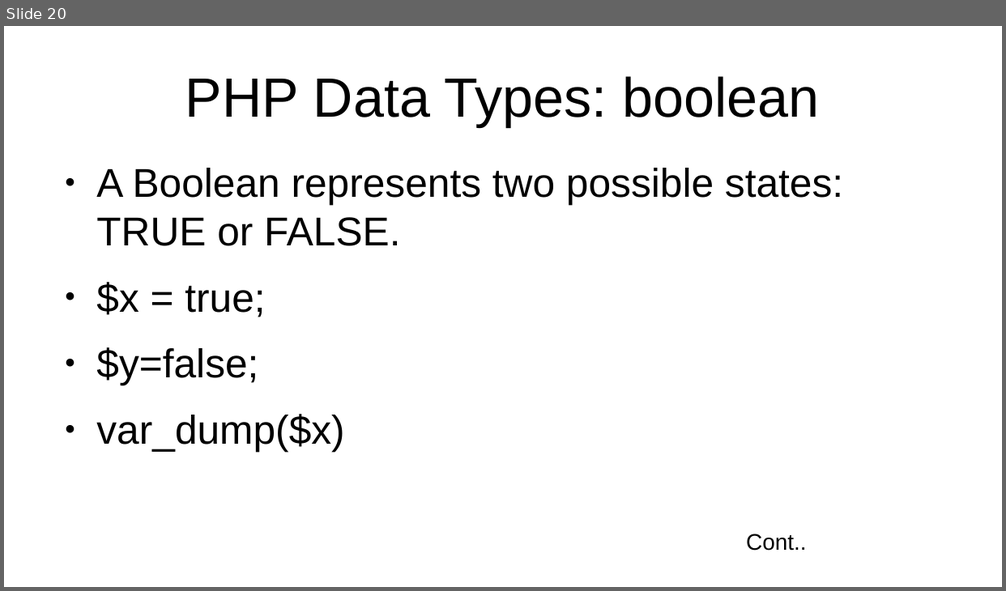
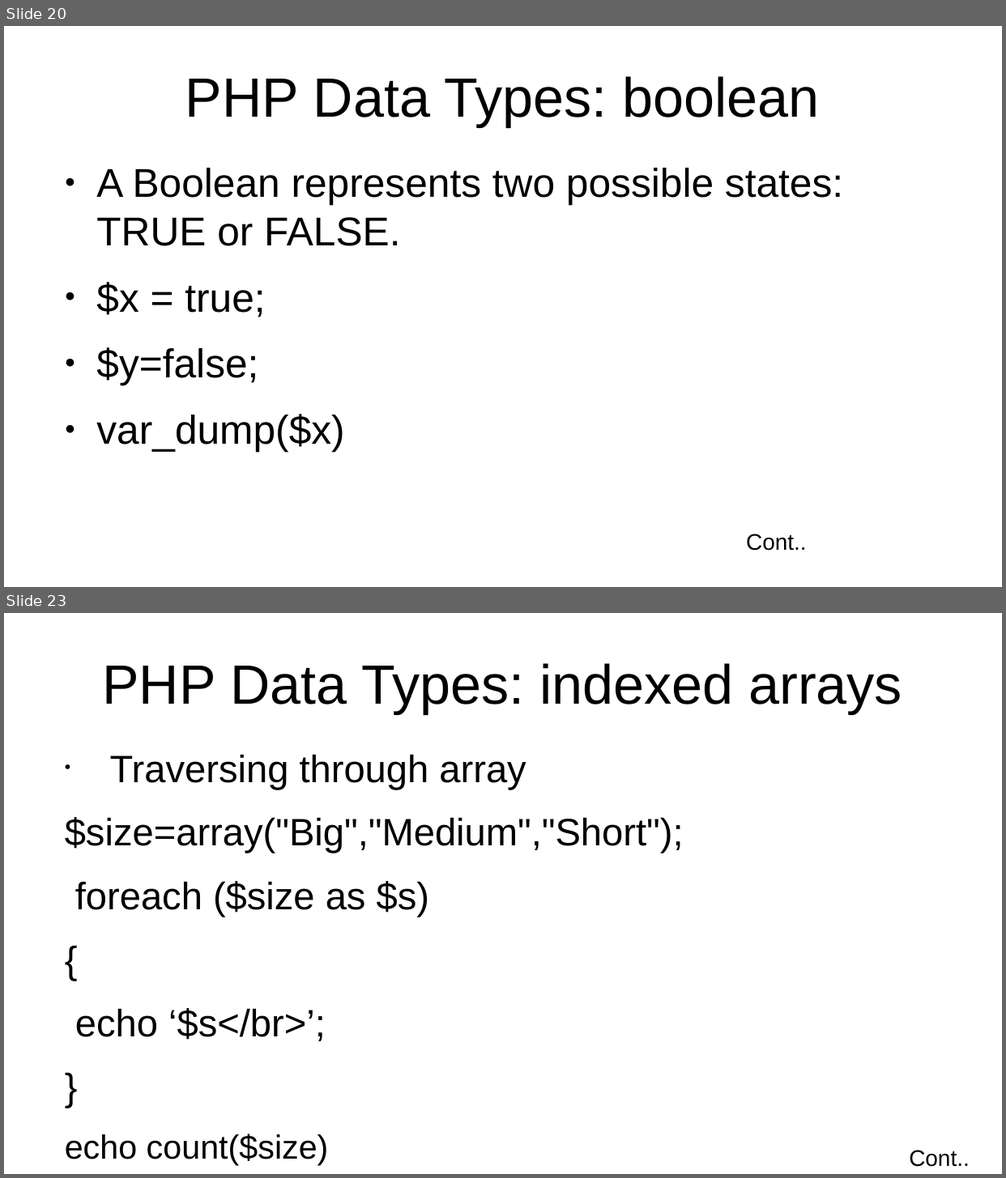
Before and after one commit to jhashuva/MVCTS, a slide deck: php/php_intro.pptx. Shown one above the other, each under a label of ours: slide 20 before the commit, slides 20 and 23 after it; the slides between them are not shown. The pictures are 1006x591 and 1006x1178 pixels, drawn with LibreOffice and Linux fonts; fonts in the diff are those of the drawing. Boxes give left, top, right and bottom in pixels: in the first picture for what was removed or moved away, otherwise in the second. Text is boxed around its words. In the diff, an @@ line names an element or a change of style, - is before the commit and + after.

```diff
--- a/php/php_intro.pptx
+++ b/php/php_intro.pptx
@@ slide 23 added at (x1=4, y1=613, x2=1002, y2=1174), background #FFFFFF @@
@@ text added at (x1=102, y1=663, x2=902, y2=714), 44 pt, text #000000 @@
+PHP Data Types: indexed arrays
@@ text added at (x1=65, y1=754, x2=684, y2=1165), 30.4 pt, text #000000 @@
+• Traversing through array
+$size=array("Big","Medium","Short");
+foreach ($size as $s)
+{
+echo ‘$s</br>’;
+}
+echo count($size)
@@ text added at (x1=909, y1=1150, x2=969, y2=1167), 18 pt, text #000000 @@
+Cont..
```
Also in this commit, not shown: 9 slides changed, 20 other slides added, 1 slide removed, 3 other files.
